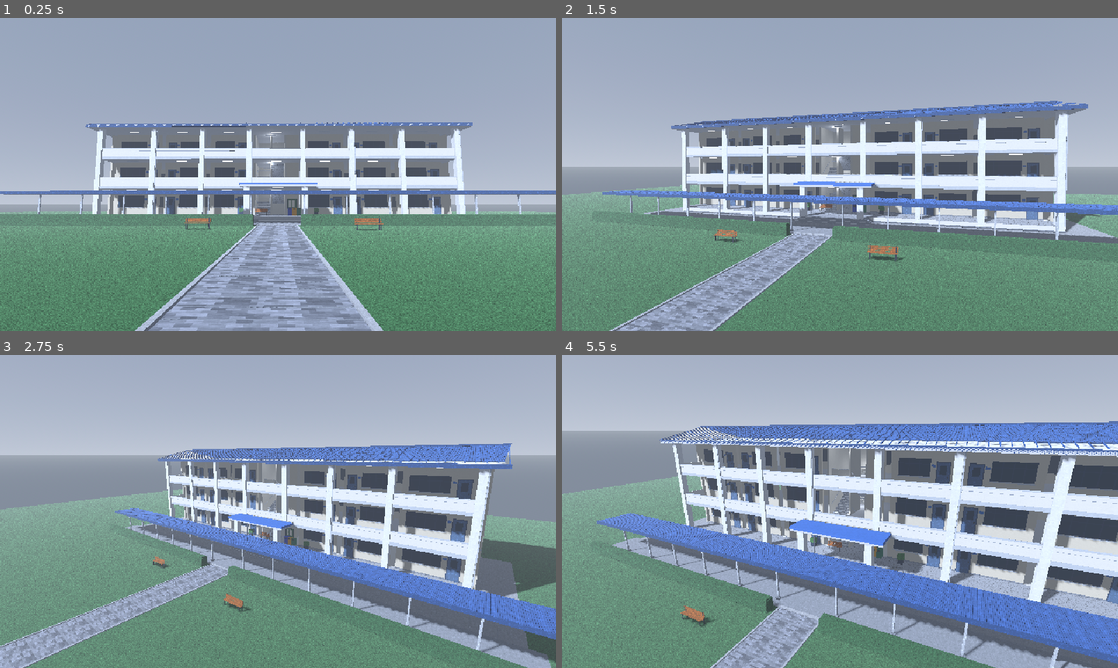
Above: before the commit, frames 1-4 (two rows, left to right).
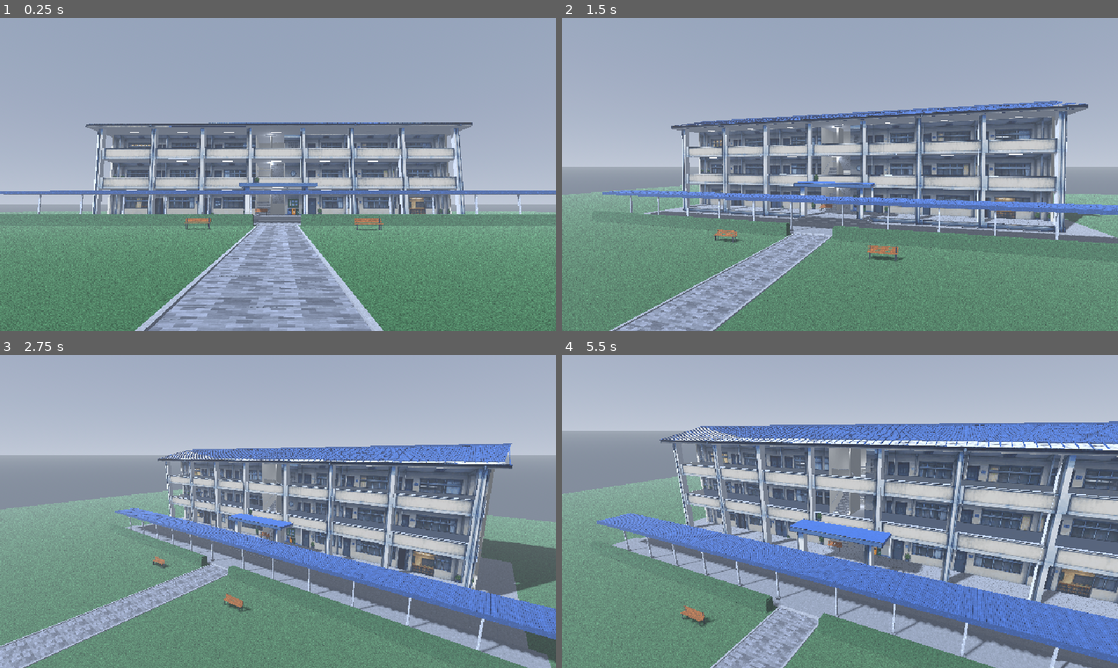
Above: after the commit, the same moments.

Repository: nerfmez/Story-game
Game: Godot game, scene res://tests/school_tour.tscn
Same seed, same stepped clock (60 frames per second), same inputs: the game is played once before the commit and once after it. This scene is started directly instead of the project's main scene.
Inputs (mouse positions are in pixels of both pictures, inside the frame that each line leads up to):
- Up to frame 1 (0.25 s): no input
- Up to frame 2 (1.5 s): tap Enter (ui_accept) at 0.5, 0.77 s; move the mouse to (962, 158) at 0.52 s; hold Right (ui_right) 0.53-1.28 s; click (962, 158) at 0.67 s; move the mouse to (728, 190) at 1.27 s; hold Left (ui_left) from 1.28 s (still down)
- Up to frame 3 (2.75 s): tap Enter (ui_accept) at 1.52 s; move the mouse to (333, 442) at 2.02 s; release Left (ui_left) at 2.03 s; hold Right (ui_right) from 2.03 s (still down)
- Up to frame 4 (5.5 s): move the mouse to (812, 574) at 2.77 s; click (812, 574) at 2.92 s; tap Enter (ui_accept) at 3.02, 3.77, 4.52 s; move the mouse to (1006, 558) at 3.52 s; release Right (ui_right) at 3.53 s; hold Left (ui_left) from 3.53 s (still down); move the mouse to (673, 464) at 4.27 s; move the mouse to (867, 511) at 5.02 s; click (867, 511) at 5.17 s

The runs differ from the first frame. In frame 1, 11% of the frame differs, in the area x 15-85%, y 33-64%; in frame 2, 14%; in frame 3, 12%; in frame 4, 21%, in the area x 17-100%, y 27-80%.

Commit message:
School model: the author's paintings pasted on its front faces
The facade painting (with the close entrance view scaled in) is laid at
true size, 50 px per metre, straight onto the model's front faces: the
classroom walls, pillars, parapets, plinth, eave fascia, front roof
slope, canopy and canopy pillars, and the hall's board wall with its
board and bins. Unshaded, since the paintings carry their own rainy
light. The modelled front windows, doors, board, bins, pots and
downpipes go, the paintings already show them; the stairs, handrails,
back windows, roof and courtyard stay modelled.

Co-Authored-By: Claude Opus 5.5 <noreply@anthropic.com>
Claude-Session: https://claude.ai/code/session_01CetL5zkYvFPaRRM6Eyxn95

Diff:
--- a/scripts/school_model_3d.gd
+++ b/scripts/school_model_3d.gd
@@ -2,9 +2,10 @@
 class_name SchoolModel3D
 extends Node3D
 ## โรงเรียนทั้งหลังเป็นโมเดล 3D เดียว เดินไปมาได้ทุกที่ ปั้นเป็นรูปทรงจริง แสงจริง (ไม่ใช่ภาพแปะ)
-## อาคารเรียน 3 ชั้นตามภาพของผู้เขียน: ทางเดินหน้าห้องทุกชั้น เสา ระเบียงมีคิ้ว ห้องเรียนช่องละหน้าต่างบานใหญ่
-## (กรอบ ลูกฟัก กระจก ม่าน) กับประตู ช่องบันไดเดียวขึ้นลงครบ 3 ชั้น (สองช่วงหักกลับ ผนังกั้นกลาง ราวจับ)
-## ทางเข้า (กันสาดฟ้า ม้านั่ง บอร์ด ถังขยะสามสี ช่องลม) ลาน ทางเดินมีหลังคา พุ่มไม้ สนามหญ้า
+## อาคารเรียน 3 ชั้นตามภาพของผู้เขียน: หน้าตรงของอาคาร (ผนังห้องเรียน เสา ระเบียง ชายคา หลังคา กันสาด
+## โถงทางเข้ากับบอร์ด ถังขยะ) แปะภาพของผู้เขียนตรงตำแหน่งจริง ส่วนอื่นปั้นจริง: ทางเดินทุกชั้น
+## ช่องบันไดเดียวขึ้นลงครบ 3 ชั้น (สองช่วงหักกลับ ผนังกั้นกลาง ราวจับ) ด้านหลังมีหน้าต่างห้องเรียน
+## ม้านั่ง ลาน ทางเดินมีหลังคา พุ่มไม้ สนามหญ้า
 ## สีจากภาพอาคารของผู้เขียน (ผนังครีม เสาขาว หลังคากับกันสาดฟ้า) แสง: SchoolBuildingView
 ## หน่วยเมตร: x ตามแนวอาคาร (0 = กลางโถงบันได), y ขึ้น (0 = พื้นลาน), z ออกมาทางลาน (0 = แนวระเบียง)
 
@@ -41,18 +42,17 @@
 	"trim": Color("c3ccd8"), "groove": Color("9aa4b3"), "skirt": Color("8a93a3"),
 	"roof": Color("4471c2"), "fascia": Color("2f528f"), "canopy": Color("4277d6"),
 	"glass": Color("27405e"), "frame": Color("31476a"), "curtain": Color("c9cdd3"), "room": Color("1b2433"),
-	"door": Color("4e6f9c"), "door_frame": Color("33496c"), "plate": Color("3a78c8"),
+
 	"ceiling": Color("d2d6dc"), "floor": Color("a9afba"), "tread": Color("b5bbc5"), "nosing": Color("dfe3e8"),
 	"riser": Color("9aa1ad"), "core": Color("d3d1c9"), "rail": Color("c9d1dd"),
-	"lamp": Color("f4f8ff"), "board": Color("2f6b50"), "board_frame": Color("2b3a52"), "paper": Color("e8e4d6"),
-	"bin_blue": Color("1747c4"), "bin_yellow": Color("e2a21f"), "bin_green": Color("12785e"), "bin_lid": Color("20252e"),
+	"lamp": Color("f4f8ff"),
 	"wood": Color("a9632d"), "iron": Color("2b3240"), "vent": Color("c8c9c4"),
 	"concrete": Color("a8adb6"), "cement": Color("9aa1ad"), "paver": Color("8e94a2"), "edging": Color("b8bdc6"),
 	"grass": Color("4a7a52"), "hedge": Color("3c6c47"), "steel": Color("c4ccd8"), "sheet": Color("3f68b4"),
 	"pot": Color("2f3e5c"), "plant": Color("3f7a44"), "drain": Color("4a505c"),
 }
 const GLOSS := {"glass": 0.12, "floor": 0.35, "tread": 0.45, "concrete": 0.55, "cement": 0.5, "paver": 0.55,
-	"rail": 0.3, "steel": 0.35, "bin_blue": 0.4, "bin_yellow": 0.4, "bin_green": 0.4, "roof": 0.45, "canopy": 0.5}
+	"rail": 0.3, "steel": 0.35, "roof": 0.45, "canopy": 0.5}
 ## เนื้อวัสดุจริง (texture CC0 จาก ambientCG: tools/make_school_textures.py): ความสว่างของผิวคูณสีของอาคาร
 ## ชื่อ texture, เมตรต่อหนึ่งรอบลาย, ความสว่างเฉลี่ยของ texture (ชดเชยให้สีเท่าเดิม), แรงนูนของ normal map
 const TEX_DIR := "res://assets/bg/school/tex/"
@@ -64,9 +64,16 @@
 	"edging": ["concrete", 1.0, 0.82, 0.6], "paver": ["paving", 1.5, 0.74, 1.0], "grass": ["grass", 1.5, 0.74, 1.0],
 	"hedge": ["grass", 0.8, 0.74, 1.2], "wood": ["wood", 1.0, 0.72, 0.6], "roof": ["corrugated", 1.0, 0.84, 1.0],
 	"sheet": ["corrugated", 1.0, 0.84, 1.0], "canopy": ["smooth", 2.0, 0.96, 0.3], "fascia": ["metal", 1.0, 0.78, 0.4],
-	"door": ["metal", 1.0, 0.78, 0.4], "steel": ["metal", 1.0, 0.78, 0.4], "rail": ["metal", 1.0, 0.78, 0.3],
-	"vent": ["concrete", 1.0, 0.82, 0.5], "pot": ["smooth", 1.0, 0.96, 0.3], "plant": ["grass", 0.5, 0.74, 1.0],
+	"steel": ["metal", 1.0, 0.78, 0.4], "rail": ["metal", 1.0, 0.78, 0.3],
+	"vent": ["concrete", 1.0, 0.82, 0.5],
 }
+
+## ภาพหน้าอาคารของผู้เขียน (ทางเข้าคือภาพทางเข้าระยะใกล้ของผู้เขียนย่อลงวาง: tools/make_building_layers.py)
+## แปะตรงบนหน้าตรงของโมเดลตามขนาดจริง 50 px/ม. (px 1083.5 = x 0, px 668 = พื้นลาน)
+const PAINT_DIR := "res://assets/bg/school/paint/"
+const PAINT_SIZE := Vector2(2168, 725)
+const PPM := 50.0
+const PAINT_ORIGIN := Vector2(-1083.5 / PPM, 668.0 / PPM)
 
 var _tools := {}
 var lamps: Array[Vector3] = []                # ตำแหน่งหลอดนีออน (SchoolBuildingView ใส่ไฟจริง)
@@ -119,31 +126,34 @@
 				_box("wall", CORE[1], x1, y0, y1, Z_WALL, Z_WALL - WALL_T)
 				_window_wall(x0, x1, y0, y1, Z_BACK, 0.25, 0.75)
 			else:
-				_classroom_front(x0, x1, y0, y1, i)
+				_box("wall", x0, x1, y0, y1, Z_WALL, Z_WALL - WALL_T)
 				_window_wall(x0, x1, y0, y1, Z_BACK, 0.12, 0.88)
 			_tube((PILLAR_X[i] + PILLAR_X[i + 1]) / 2.0, y1, -1.25)
 	for k in [1, 2]:
 		_box("trim", LEFT, RIGHT, CEILS[k - 1], FLOORS[k], Z_BACK, Z_BACK - 0.05)
+	# ภาพหน้าอาคาร: ผนังห้องเรียน (หน้าต่าง ประตู ป้าย ตามภาพ) ฐาน ชายคา
+	_paint("back", LEFT, CORE[0], 0.0, CEILS[2], Z_WALL + 0.003)
+	_paint("back", CORE[1], RIGHT, 0.0, CEILS[2], Z_WALL + 0.003)
+	_paint("mid", LEFT, RIGHT, 0.0, FLOORS[0], 0.315)
+	_paint("front", LEFT - OVERHANG, RIGHT + OVERHANG, EAVE - 0.32, EAVE, OVERHANG + 0.003)
 	# เสา (คู่กลางเริ่มเหนือกันสาด)
 	for i in PILLAR_X.size():
 		var x: float = PILLAR_X[i]
 		var y0: float = CANOPY[3] if i in [3, 4] else 0.0
 		_box("pillar", x - PILLAR_W / 2.0, x + PILLAR_W / 2.0, y0, EAVE - 0.32, 0.3, -0.3)
+		_paint("mid", x - PILLAR_W / 2.0, x + PILLAR_W / 2.0, y0, EAVE - 0.32, 0.303)
 	# หัวท้ายอาคาร
 	for x in [LEFT, RIGHT]:
 		var a: float = x - WALL_T if x < 0 else x
 		_box("wall", a, a + WALL_T, 0.0, CEILS[2], Z_WALL, Z_BACK)
 		for k in 3:
 			_box("trim", a - 0.01, a + WALL_T + 0.01, CEILS[k] - 0.05, CEILS[k] + (0.3 if k < 2 else 0.0), Z_WALL, Z_BACK)
-	# ท่อน้ำฝนข้างเสาเว้นเสา
-	for i in [1, 3, 5, 7]:
-		var x: float = PILLAR_X[i] + PILLAR_W / 2.0 + 0.06
-		_box("trim", x - 0.04, x + 0.04, 0.0, EAVE - 0.3, 0.28, 0.2)
 
 
 ## ระเบียง: ผนังทึบ 0.9 ม. คิ้วบน ร่องเส้นกลาง แถบพื้นด้านหน้า
 func _parapet(floor_y: float, under: float) -> void:
 	_box("parapet", LEFT, RIGHT, under, floor_y + PARAPET_H, 0.15, 0.0)
+	_paint("mid", LEFT, RIGHT, under, floor_y + PARAPET_H + 0.05, 0.195)
 	_box("trim", LEFT, RIGHT, floor_y + PARAPET_H, floor_y + PARAPET_H + 0.05, 0.19, -0.04)
 	_box("groove", LEFT, RIGHT, floor_y + 0.62, floor_y + 0.64, 0.155, 0.14)
 	_box("trim", LEFT, RIGHT, under, floor_y, 0.17, 0.15)
@@ -171,40 +181,20 @@
 			_beam("roof", Vector3(x, a.y + 0.03, a.z), Vector3(x, b.y + 0.03, b.z), 0.05)
 			x += 0.6
 	_box("fascia", x0, x1, RIDGE[0] - 0.05, RIDGE[0] + 0.1, RIDGE[1] + 0.15, RIDGE[1] - 0.15)
+	# ลาดหน้าทาด้วยแถบหลังคาในภาพ (px 74 ที่สัน ถึง 141 ที่ชายคา)
+	var st := _tool("paint_front")
+	var lift := Vector3(0, 0.06, 0)
+	var corners := [[Vector3(x0, EAVE, OVERHANG), 141.0], [Vector3(x1, EAVE, OVERHANG), 141.0],
+			[Vector3(x1, RIDGE[0], RIDGE[1]), 74.0], [Vector3(x0, RIDGE[0], RIDGE[1]), 74.0]]
+	for i: int in [0, 1, 2, 0, 2, 3]:
+		var v: Vector3 = corners[i][0]
+		st.set_normal(Vector3.UP)
+		st.set_uv(Vector2(((v.x - PAINT_ORIGIN.x) * PPM) / PAINT_SIZE.x, float(corners[i][1]) / PAINT_SIZE.y))
+		st.add_vertex(v + lift)
 	for x in [x0 + 0.3, x1 - 0.3]:
 		var n := Vector3.LEFT if x < 0 else Vector3.RIGHT
 		_tri("wall", n, Vector3(x, EAVE - 0.1, OVERHANG - 0.6), Vector3(x, RIDGE[0], RIDGE[1]),
 				Vector3(x, EAVE - 0.1, Z_BACK - OVERHANG + 0.6))
-
-
-## ผนังห้องเรียนด้านทางเดิน: หน้าต่างบานใหญ่ ประตูหนึ่งบาน ป้ายห้อง (ประตูสลับข้างตามช่อง)
-func _classroom_front(x0: float, x1: float, y0: float, y1: float, bay: int) -> void:
-	var door_right := bay % 2 == 0
-	var dx0 := x1 - 1.3 if door_right else x0 + 0.4
-	var dx1 := dx0 + 0.9
-	var wx0 := x0 + 0.55 if door_right else dx1 + 0.5
-	var wx1 := dx0 - 0.5 if door_right else x1 - 0.55
-	var z := Z_WALL
-	var sill := y0 + 0.95
-	var head := y0 + 2.35
-	var dhead := y0 + 2.1
-	_box("wall", x0, x1, head, y1, z, z - WALL_T)
-	var a := minf(wx0, dx0)
-	var b := maxf(wx1, dx1)
-	# ผนังข้างหน้าต่างกับประตู
-	_box("wall", x0, a, y0, head, z, z - WALL_T)
-	_box("wall", b, x1, y0, head, z, z - WALL_T)
-	if door_right:
-		_box("wall", wx0, wx1, y0, sill, z, z - WALL_T)
-		_box("wall", wx1, dx0, y0, head, z, z - WALL_T)
-	else:
-		_box("wall", wx0, wx1, y0, sill, z, z - WALL_T)
-		_box("wall", dx1, wx0, y0, head, z, z - WALL_T)
-	_window(wx0, wx1, sill, head, z, true)
-	_door(dx0, dx1, y0, dhead, z, head)
-	_box("skirt", x0, x1, y0, y0 + 0.1, z + 0.01, z)
-	var px := dx0 - 0.42 if door_right else dx1 + 0.12
-	_box("plate", px, px + 0.3, dhead - 0.35, dhead - 0.15, z + 0.02, z)
 
 
 ## ผนังหลังอาคาร: หน้าต่างแถวยาว (ช่วง f0..f1 ของช่อง)
@@ -240,14 +230,6 @@
 			var a := lerpf(x0, x1, float(i) / n) + 0.04
 			var b := lerpf(x0, x1, float(i + 1) / n) - 0.04
 			_box("curtain", a, lerpf(a, b, 0.55), y0 + 0.05, y1 - 0.45, g - 0.12 * s, g - 0.14 * s)
-
-
-func _door(x0: float, x1: float, y0: float, y1: float, z: float, wall_head: float) -> void:
-	_box("wall", x0, x1, y1, wall_head, z, z - WALL_T)
-	_box("door_frame", x0 - 0.06, x1 + 0.06, y0, y1 + 0.06, z + 0.03, z)
-	_box("door", x0, x1, y0, y1, z + 0.035, z - 0.05)
-	_box("glass", x0 + 0.2, x1 - 0.2, y0 + 1.2, y1 - 0.2, z + 0.045, z + 0.03)
-	_box("iron", x1 - 0.14, x1 - 0.08, y0 + 0.95, y0 + 1.05, z + 0.08, z + 0.035)
 
 
 ## หลอดนีออนใต้เพดาน
@@ -381,25 +363,11 @@
 		var top: float = FLOORS[0] / 3.0 * (i + 1)
 		_box("cement", x0 + 0.25 + inset, x1 - 0.25 - inset, 0.0, top, 2.6 - 0.3 * i, 0.3)
 		_box("nosing", x0 + 0.25 + inset, x1 - 0.25 - inset, top - 0.02, top + 0.003, 2.62 - 0.3 * i, 2.57 - 0.3 * i)
-	# ผนังบอร์ดในโถง: บอร์ดเขียว กระดาษประกาศ ถังขยะสามสี ช่องลมเหนือบอร์ด
-	var bx0: float = CORE[1] + 0.25
-	var bx1 := HALL_RIGHT - 0.25
-	_box("board_frame", bx0, bx1, 1.25, 2.35, Z_WALL + 0.05, Z_WALL)
-	_box("board", bx0 + 0.06, bx1 - 0.06, 1.31, 2.29, Z_WALL + 0.06, Z_WALL + 0.05)
-	var px := bx0 + 0.18
-	while px < bx1 - 0.4:
-		for py: float in [1.45, 1.85]:
-			_box("paper", px, px + 0.32, py, py + 0.36, Z_WALL + 0.065, Z_WALL + 0.06)
-		px += 0.45
-	var cols := ["bin_blue", "bin_yellow", "bin_green"]
-	for i in 3:
-		var c := bx0 + 0.1 + i * 0.52
-		_box(cols[i], c, c + 0.46, FLOORS[0], FLOORS[0] + 0.85, Z_WALL + 0.45, Z_WALL + 0.02)
-		_box("bin_lid", c + 0.08, c + 0.38, FLOORS[0] + 0.62, FLOORS[0] + 0.76, Z_WALL + 0.455, Z_WALL + 0.44)
-	_vent(bx0 + 0.1, bx1 - 0.1, 2.55, 2.95, Z_WALL + 0.01)
+	# บอร์ด ถังขยะ ช่องลม กระถาง อยู่ในภาพทางเข้าของผู้เขียนบนผนังโถงแล้ว
+	_paint("front", x0, x1, CANOPY[2], CANOPY[3], CANOPY[4] + 0.003)
+	for x: float in [-3.25, 2.75]:
+		_paint("front", x - 0.3, x + 0.3, 0.0, CANOPY[2], 1.903)
 	_bench(Vector3(-2.0, FLOORS[0], -1.9), 1.5)
-	for p: Vector3 in [Vector3(-4.3, FLOORS[0], -1.9), Vector3(4.4, FLOORS[0], -1.9)]:
-		_pot(p)
 
 
 ## ม้านั่งไม้ระแนง ขาเหล็ก
@@ -416,14 +384,6 @@
 		_box("iron", x, x + 0.04, y, y + 0.42, z + 0.12, z + 0.08)
 		_box("iron", x, x + 0.04, y, y + 0.8, z - 0.18, z - 0.24)
 		_box("iron", x, x + 0.04, y + 0.36, y + 0.4, z + 0.14, z - 0.22)
-
-
-func _pot(p: Vector3) -> void:
-	_box("pot", p.x - 0.22, p.x + 0.22, p.y, p.y + 0.42, p.z + 0.22, p.z - 0.22)
-	for j in 6:
-		var a := j * TAU / 6.0
-		var c := p + Vector3(cos(a) * 0.14, 0.62 + 0.08 * (j % 2), sin(a) * 0.14)
-		_box("plant", c.x - 0.16, c.x + 0.16, c.y - 0.22, c.y + 0.12, c.z + 0.16, c.z - 0.16)
 
 
 # ---------------------------------------------------------------- ลาน
@@ -475,6 +435,17 @@
 	return _tools[mat]
 
 
+## หน้าตรงหันออกลาน ทาด้วยภาพหน้าอาคารชั้น layer ตรงตำแหน่งจริงของมันในภาพ
+func _paint(layer: String, x0: float, x1: float, y0: float, y1: float, z: float) -> void:
+	var st := _tool("paint_" + layer)
+	var vs := [Vector3(x0, y1, z), Vector3(x1, y1, z), Vector3(x1, y0, z), Vector3(x0, y0, z)]
+	for i: int in [0, 1, 2, 0, 2, 3]:
+		var v: Vector3 = vs[i]
+		st.set_normal(Vector3.BACK)
+		st.set_uv(Vector2((v.x - PAINT_ORIGIN.x) * PPM / PAINT_SIZE.x, (PAINT_ORIGIN.y - v.y) * PPM / PAINT_SIZE.y))
+		st.add_vertex(v)
+
+
 func _quad(mat: String, n: Vector3, a: Vector3, b: Vector3, c: Vector3, d: Vector3) -> void:
 	var st := _tool(mat)
 	for v in [a, b, c, a, c, d]:
@@ -528,6 +499,14 @@
 
 func _material(key: String) -> StandardMaterial3D:
 	var m := StandardMaterial3D.new()
+	if key.begins_with("paint_"):
+		# ภาพของผู้เขียนมีแสงฝนของมันอยู่แล้ว: ไม่ลงแสงซ้ำ
+		m.shading_mode = BaseMaterial3D.SHADING_MODE_UNSHADED
+		m.albedo_texture = load(PAINT_DIR + key.substr(6) + ".png")
+		m.texture_filter = BaseMaterial3D.TEXTURE_FILTER_LINEAR_WITH_MIPMAPS
+		m.transparency = BaseMaterial3D.TRANSPARENCY_ALPHA_SCISSOR
+		m.alpha_scissor_threshold = 0.5
+		return m
 	m.albedo_color = COLOURS[key]
 	m.roughness = GLOSS.get(key, 0.85)
 	if key == "lamp":
Binary file added: assets/bg/school/paint/back.png
Not shown, added: assets/bg/school/paint/back.png.import
Binary file added: assets/bg/school/paint/front.png
Not shown, added: assets/bg/school/paint/front.png.import
Binary file added: assets/bg/school/paint/mid.png
Not shown, added: assets/bg/school/paint/mid.png.import
Binary file added: assets/bg/school/paint/props.png
Not shown, added: assets/bg/school/paint/props.png.import
Not shown, changed: README.md
Not shown, added: tools/make_building_layers.py
